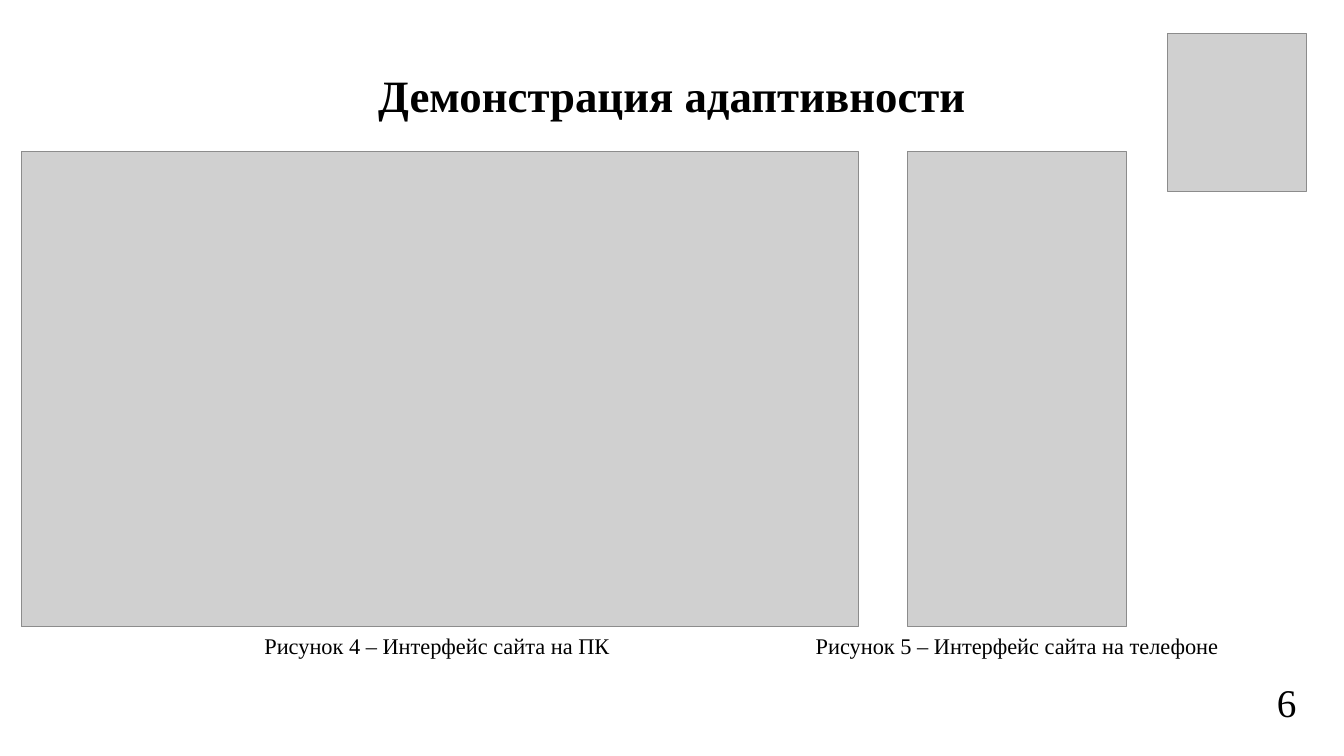
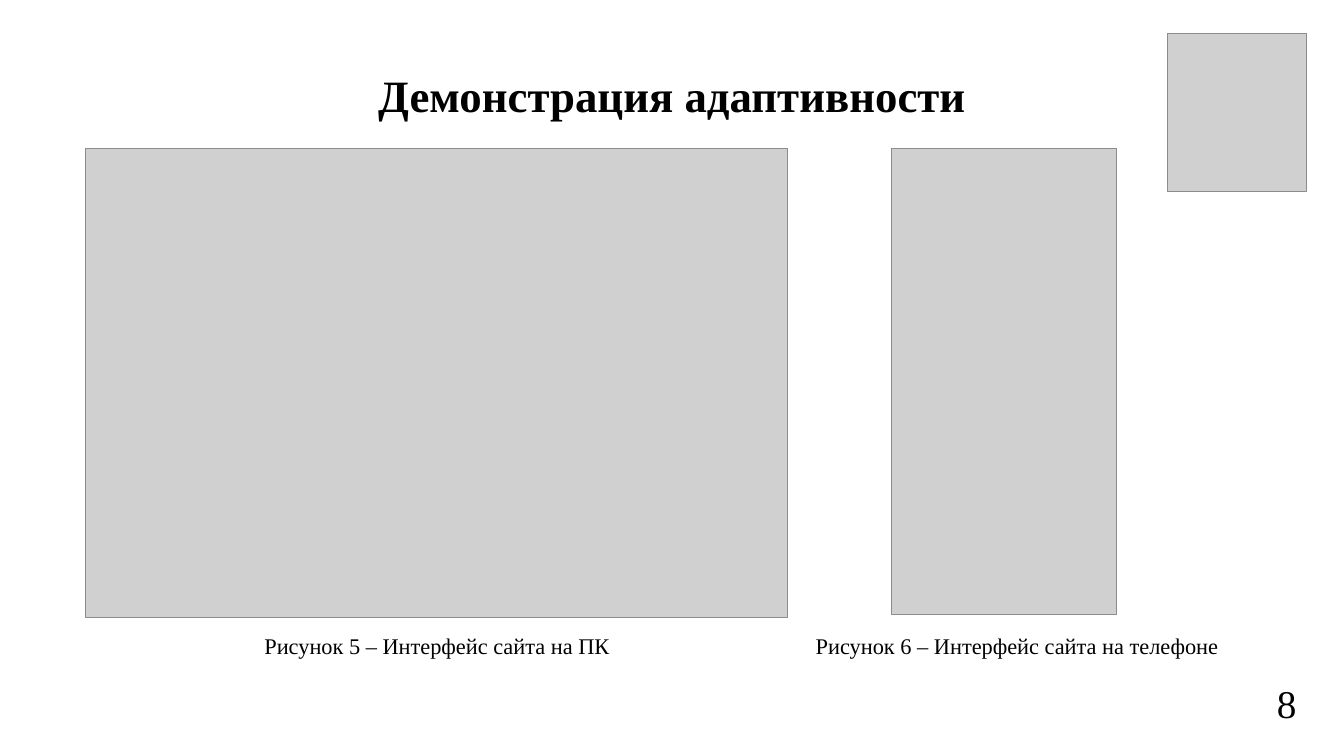
Before and after one commit to webanetStorm/PiRKCHIR_webanet, a slide deck: slide 7 of Курсовая работа/БАК/Яскевич_презентация.pptx (slide 6 before the commit). Drawn at 1344x756 pixels with LibreOffice and Linux fonts; fonts in the diff are those of the drawing; grey boxes stand for pictures. Boxes give left, top, right and bottom in pixels: in the first picture for what was removed or moved away, otherwise in the second. Text is boxed around its words. In the diff, an @@ line names an element or a change of style, - is before the commit and + after.

```diff
--- a/Курсовая работа/БАК/Яскевич_презентация.pptx
+++ b/Курсовая работа/БАК/Яскевич_презентация.pptx
@@ picture: place and size @@
-picture at (21, 151, 859, 626)
+picture at (86, 148, 787, 618)
@@ picture: place and size @@
-picture at (907, 151, 1126, 626)
+picture at (892, 148, 1117, 615)
@@ text at (264, 638, 609, 659): text changed @@
-Рисунок 4 – Интерфейс сайта на ПК
+Рисунок 5 – Интерфейс сайта на ПК
@@ text at (816, 638, 1218, 659): text changed @@
-Рисунок 5 – Интерфейс сайта на телефоне
+Рисунок 6 – Интерфейс сайта на телефоне
@@ text at (1277, 692, 1297, 719): text changed @@
-6
+8
```
Also in this commit, not shown: 2 other slides changed, 1 slide added, 2 other files.
